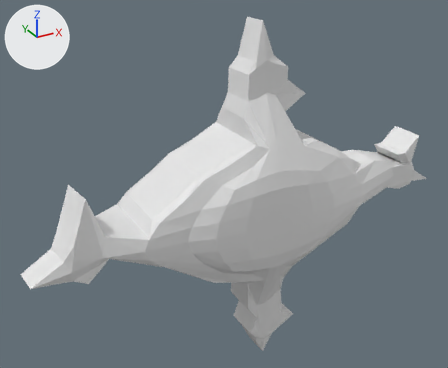
The Blender file Models/eye boss.blend, before and after one commit.
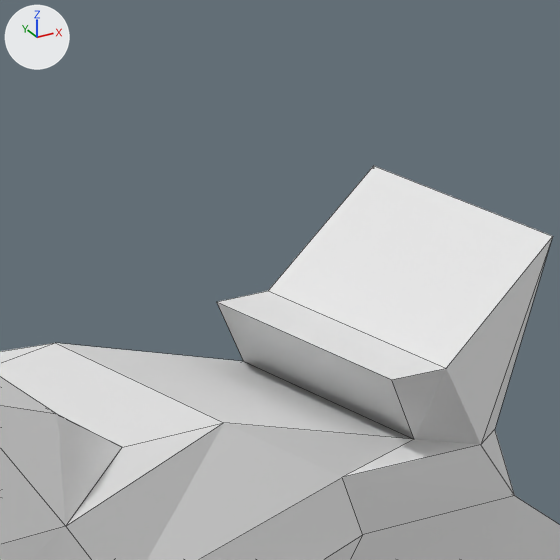
Each version is shown whole from a 50 mm lens placed at (-4.46, -15.32, 3.87), pointed at (-0.4, -7.94, 0.18), then close up on the part from 77% to 94% of the width and 28% to 49% of the height. The lights are fixed; the arrows at upper left show +X, +Y and +Z. The close-ups show mesh edges as thin lines.
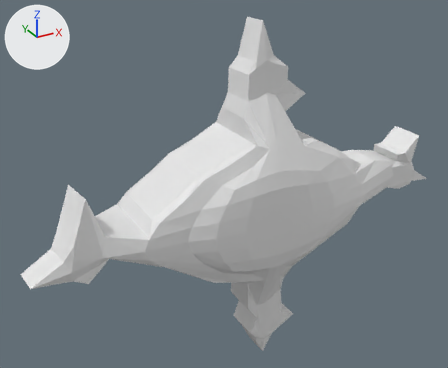
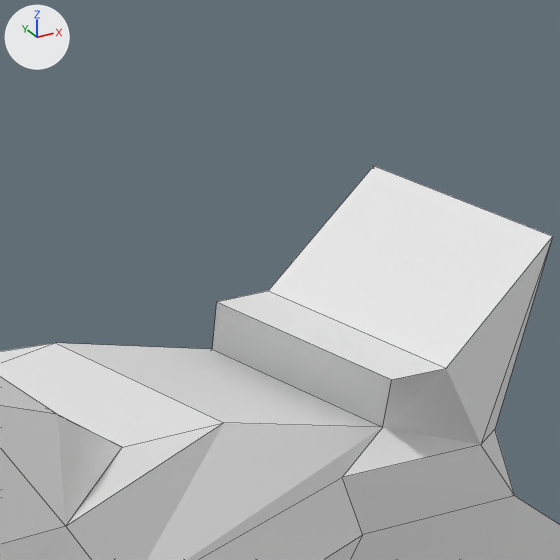
Pixel boxes (x1, y1, x2, y2) of what changed, in the close-ups (560 x 560 px; the box of a moved part takes in the faces that stretch with it):
part 1 of me_cube_001, moved or reshaped: (57, 236, 553, 560) in both

What the commit changed:
me_cube_001 has 336 vertices, 327 faces and spans x -3.35..3.37, y -1.83..-0.21, z -2.76..2.55.
me_cube_001 is used by ob_cube; location (-0.118, -7.208, 0.039).
Part 1, on me_cube_001:
Vertex 108 of me_cube_001 moves from (2.79, -0.63, 0.05) at pixel (243, 361) to (2.69, -0.63, 0.1) at pixel (212, 349).
Vertex 125 of me_cube_001 moves from (2.79, -1.18, 0.05) at pixel (414, 439) to (2.69, -1.18, 0.1) at pixel (382, 427).
